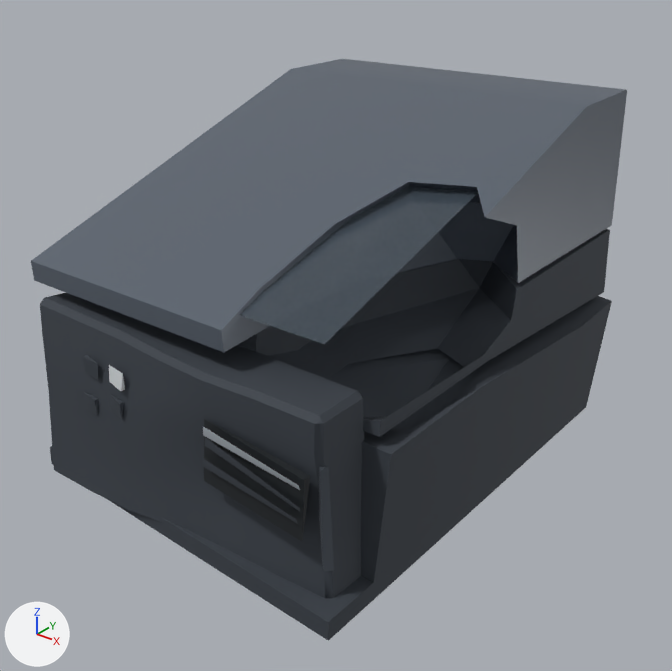
Two versions of the glTF model assets/destructibles/shared/shr_deb_control_module_a.glb, one commit apart.
One viewpoint serves both versions: a camera (50 mm lens) standing at (0.891, -1.117, 0.606) and looking at (0.026, -0.036, -0.064). Arrows for +X, +Y and +Z are at lower left; the lights stay in place. The first picture is the older version. Where no turn or scale is listed for an object, it has been applied to the vertices. Vertices at exactly the same position are counted once.

The first picture shows 'frag_01', 'frag_02', 'husk'.
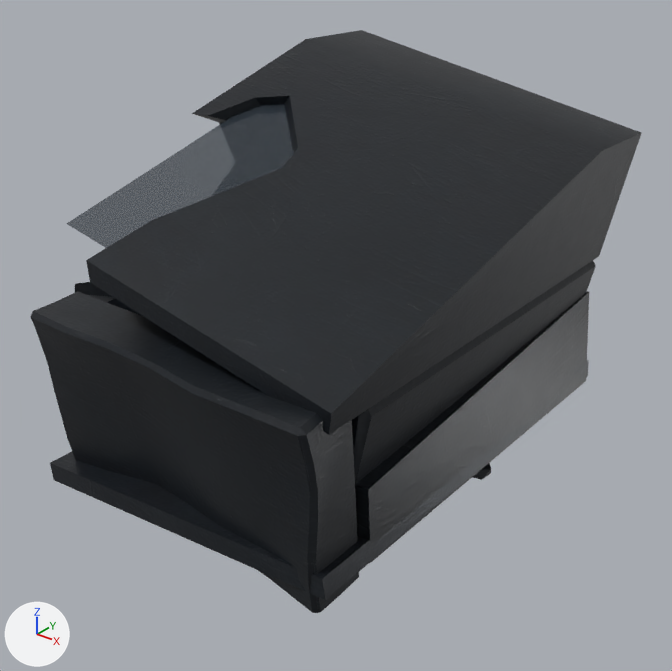
Pixel boxes [x1, y1, x2, y2] of what changed, in the pictures (672 x 671 px):
'frag_02', surface changed, recoloured, reshaped, moved
    before: [31, 59, 627, 437]
    after: [67, 30, 641, 484]
'frag_01', surface changed, reshaped, moved
    before: [40, 293, 364, 598]
    after: [30, 291, 359, 613]
'husk', surface changed, reshaped, moved
    before: [50, 296, 612, 641]
    after: [50, 291, 589, 600]
part 2 of me_frag_02, rebuilt
    before: [238, 229, 610, 437]
    after: [75, 261, 596, 484]
part 3 of me_frag_02, rebuilt (7% narrower, 38% taller)
    before: [31, 59, 627, 352]
    after: [86, 30, 641, 435]
part 4 of me_frag_02, rebuilt
    before: [240, 186, 478, 344]
    after: [67, 104, 294, 248]
part 5 of me_husk, rebuilt
    before: [329, 296, 612, 584]
    after: [355, 291, 589, 563]
part 6 of me_husk, rebuilt
    before: [50, 407, 586, 641]
    after: [50, 360, 589, 600]
part 7 of me_husk, deleted
    before: [82, 355, 334, 572]
part 8 of me_husk, added
    after: [473, 463, 491, 480]

Edits to the bpy script that builds the scene:
```text
Change mat_trim_burnt_shr:
    remove # nodes: BsdfPrincipled, OutputMaterial
    remove # colours: greyish blue #3b414a
    nodes: BsdfPrincipled, Math, Mix x2, NormalMap, OutputMaterial, SeparateColor, TexImage x3, VertexColor
    colours: grey #bebeb6, mixed with the vertex colours
    uses the picture img_shr_mat_gunmetal_a_albedo
    uses the picture img_shr_mat_gunmetal_a_normal
    uses the picture img_shr_mat_gunmetal_a_orm
Change mat_glass_smoked_shr:
    remove # nodes: BsdfPrincipled, OutputMaterial
    remove # colours: greyish blue #4a5560
    nodes: BsdfPrincipled, Math, Mix, OutputMaterial, VertexColor
    colours: greyish blue #4a5560, mixed with the vertex colours
Add mat_trim_dark_shr:
    mat_trim_dark_shr = bpy.data.materials.new('trim_dark_shr')
    # colours: light grey #d5d1c7, mixed with the vertex colours
    # uses the picture img_shr_mat_gunmetal_a_albedo
    # uses the picture img_shr_mat_gunmetal_a_normal
    # uses the picture img_shr_mat_gunmetal_a_orm
Change me_frag_01:
    remove me_frag_01.from_pydata(...)  # 95 vertices, 186 faces; spans x -0.278..0.278, y -0.068..0.068, z -0.157..0.157
    add me_frag_01.from_pydata(...)  # 133 vertices, 262 faces; spans x -0.279..0.279, y -0.069..0.069, z -0.157..0.157
    me_frag_01 part 1: the whole mesh is rebuilt
Change me_frag_02:
    remove me_frag_02.from_pydata(...)  # 59 vertices, 106 faces; spans x -0.302..0.302, y -0.383..0.383, z -0.182..0.182
    add me_frag_02.from_pydata(...)  # 67 vertices, 122 faces; spans x -0.334..0.334, y -0.384..0.384, z -0.285..0.285
    me_frag_02 part 2: the loose piece of 30 vertices spanning x -0.298..0.302, y -0.306..0.382, z -0.182..-0.056 is rebuilt with 35 vertices and now spans x -0.334..0.289, y -0.309..0.384, z -0.285..0.05
    me_frag_02 part 3: the loose piece of 24 vertices spanning x -0.302..0.299, y -0.383..0.383, z -0.061..0.182 is rebuilt with 27 vertices and now spans x -0.295..0.334, y -0.384..0.381, z -0.059..0.285, in mat_trim_burnt_shr
    me_frag_02 part 4: the loose piece of 5 vertices spanning x -0.257..0.249, y -0.348..0.213, z -0.022..0.158 is rebuilt with 5 vertices and now spans x -0.245..0.283, y -0.349..0.211, z -0.011..0.253
    remove me_frag_02.materials.append(mat_mat_electronic_module_shr)  # greyish blue #5b6470
Change me_husk:
    remove me_husk.from_pydata(...)  # 132 vertices, 200 faces; spans x -0.309..0.309, y -0.403..0.403, z -0.157..0.157
    add me_husk.from_pydata(...)  # 65 vertices, 105 faces; spans x -0.307..0.307, y -0.394..0.394, z -0.122..0.122
    me_husk part 5: the loose piece of 24 vertices spanning x -0.307..0.309, y -0.288..0.403, z -0.147..0.157 is rebuilt with 18 vertices and now spans x -0.307..0.307, y -0.298..0.394, z -0.111..0.122
    me_husk part 6: the loose piece of 8 vertices spanning x -0.309..0.287, y -0.384..0.401, z -0.149..-0.082 is rebuilt with 8 vertices and now spans x -0.288..0.307, y -0.394..0.391, z -0.113..-0.013, in mat_trim_dark_shr
    me_husk part 7: 14 loose pieces with 100 vertices, spanning x -0.252..0.302, y -0.403..0.138, z -0.157..0.138, are deleted
    me_husk part 8: 12 vertices added at x 0.227..0.287, y 0.047..0.095, z -0.122..-0.084
    other edits to the shape of me_husk do not show in these pictures
    remove me_husk.materials.append(mat_trim_internal_shr)  # black #1f2428
    remove me_husk.materials.append(mat_trim_trim_shr)  # grey #aeb6be
    remove me_husk.materials.append(mat_mat_electronic_module_shr_light)  # white #e2e7ea
    remove me_husk.materials.append(mat_trim_cable_shr)  # dark grey #2a2f34
    add me_husk.materials.append(mat_trim_dark_shr)
Change ob_frag_01:
    ob_frag_01.location: (0.0, -0.338, -0.117) -> (0.0, -0.342, -0.12)
Change ob_frag_02:
    ob_frag_02.location: (0.001, 0.01, 0.12) -> (-0.005, 0.012, 0.065)
Change ob_husk:
    ob_husk.location: (0.012, -0.009, -0.149) -> (-0.013, 0.001, -0.185)
```
